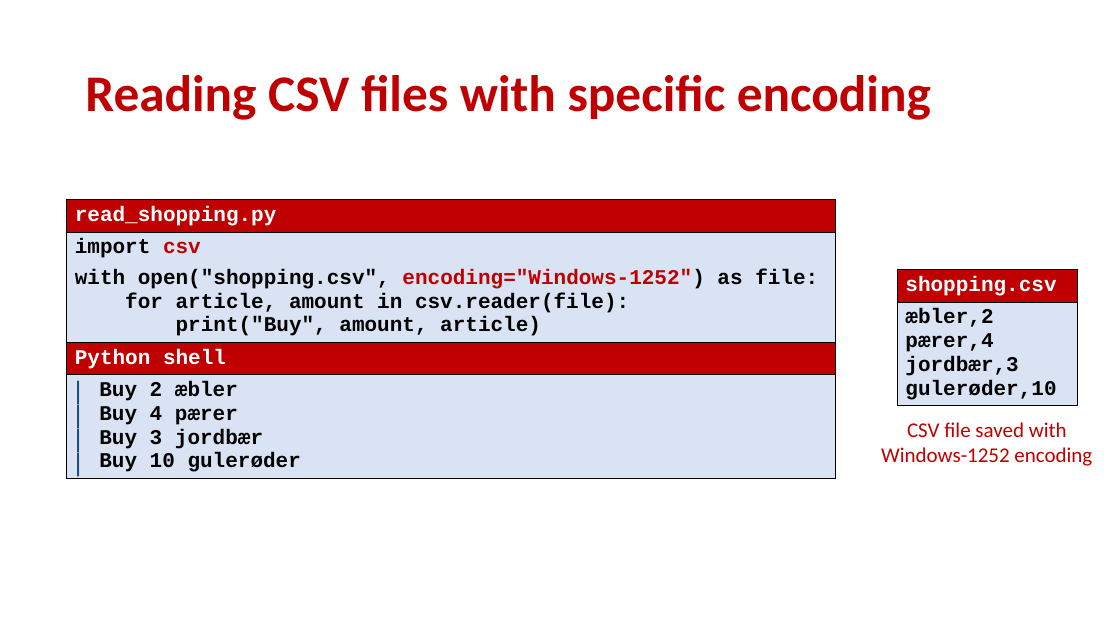
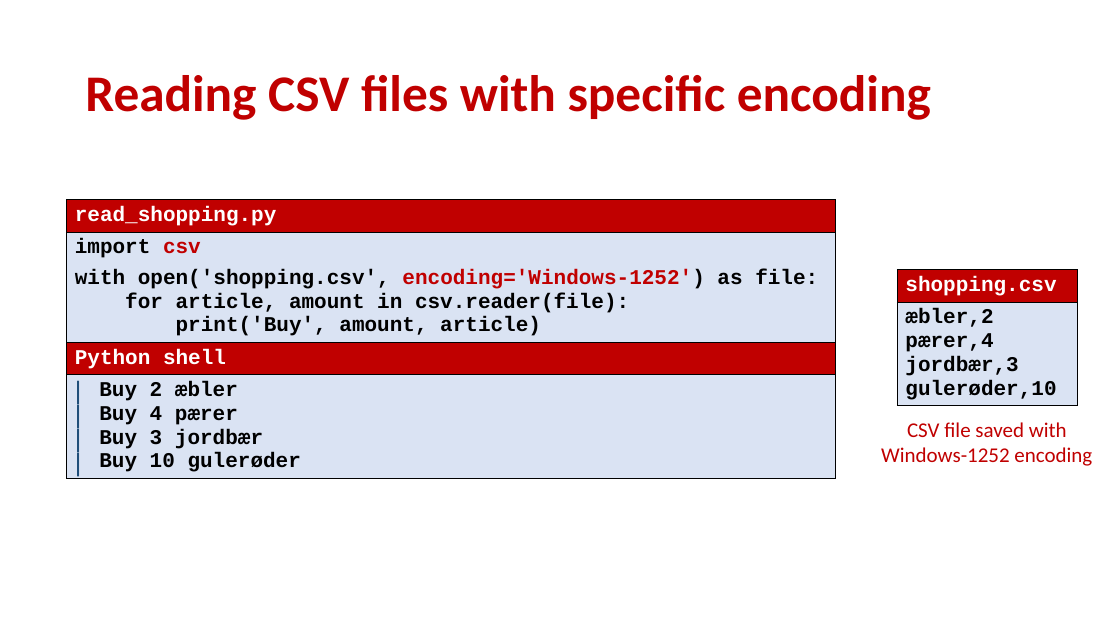
Before and after one commit to gsbrodal/gsbrodal.github.io, a slide deck: slide 10 of ipsa/slides/text.pptx. Drawn at 1120x630 pixels with LibreOffice and Linux fonts; fonts in the diff are those of the drawing. Boxes give left, top, right and bottom in pixels: in the first picture for what was removed or moved away, otherwise in the second. Text is boxed around its words. In the diff, an @@ line names an element or a change of style, - is before the commit and + after.

```diff
--- a/ipsa/slides/text.pptx
+++ b/ipsa/slides/text.pptx
@@ table at (66,200,836,492) @@
@@ row 2, column 1: "import csv / with open("shopping.csv", encoding="Windows-1252") as file: / for article, amount in csv.reader(file): / print("Buy", amount, article)" to "import csv / with open('shopping.csv', encoding='Windows-1252') as file: / for article, amount in csv.reader(file): / print('Buy', amount, article)" @@
```
Also in this commit, not shown: 7 other slides changed, 5 other files.
